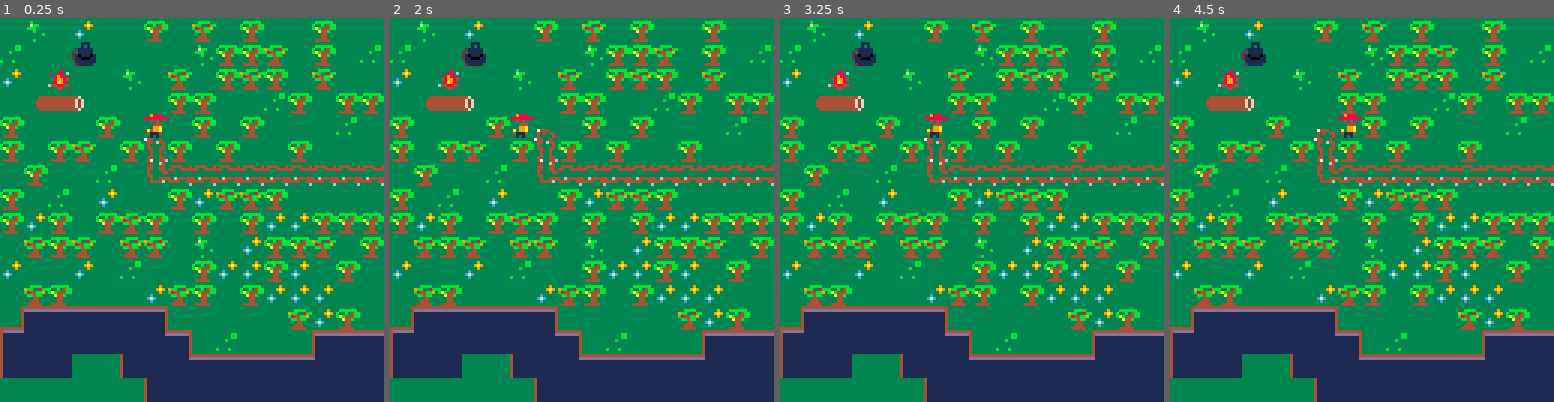
Above: before the commit, frames 1-4 (left to right).
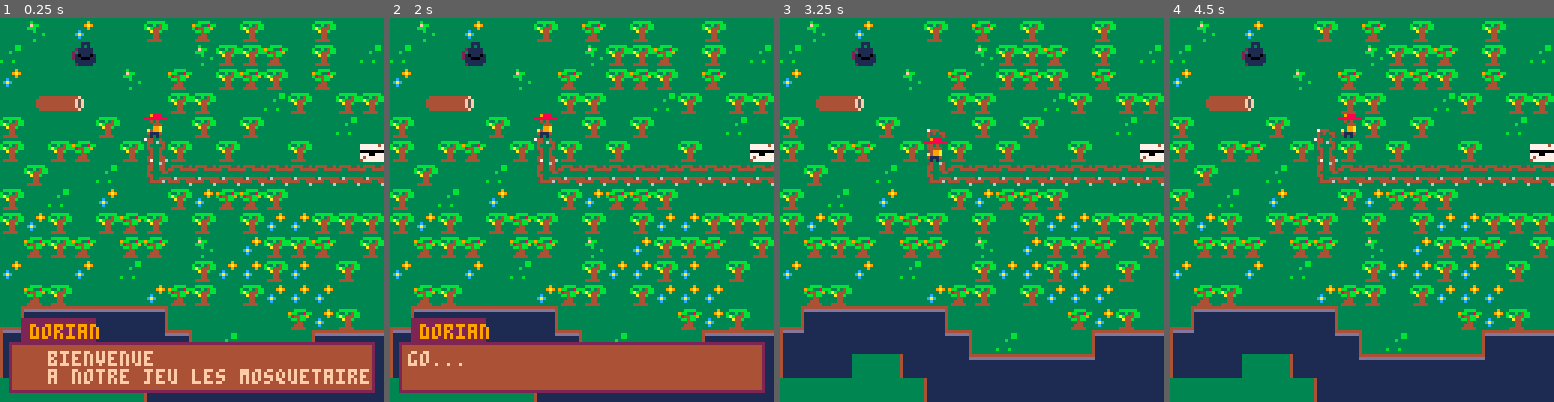
Above: after the commit, the same moments.

Repository: edwardrico/projet-collectif---pico8-les-mousquetaires
Game: PICO-8 cartridge mousquetaires.p8
The game is run twice, just before and just after one commit, with the same random seed, the same clock (stepped at 60 frames per second) and the same inputs.
Inputs:
- Up to frame 1 (0.25 s): no input
- Up to frame 2 (2 s): tap X (X key) at 1.07 s; hold Left from 1.97 s (still down)
- Up to frame 3 (3.25 s): tap X (X key) every 0.33 s from 2.07 to 3.07 s; release Left at 2.37 s; hold Down 2.42-2.82 s; hold Right from 2.87 s (still down)
- Up to frame 4 (4.5 s): tap X (X key) every 0.33 s from 3.4 to 4.4 s; release Right at 3.53 s; hold Up 3.58-4.08 s; hold Right from 4.13 s (still down)

The runs differ from the first frame. In frame 1, 14% of the frame differs, in the area x 2-100%, y 13-98%; in frame 2, 14%; in frame 3, 0.9%; in frame 4, 0.5%.

Commit message:
mousquetaire

Diff:
--- a/mousquetaires.p8
+++ b/mousquetaires.p8
@@ -5,19 +5,22 @@
 
 function _init()
 	create_player()
-
+	init_msg()
 end
 
 function _update()
-player_mouvement()
-update_camera()
+	if not messages[1] then
+		player_mouvement()
+	end
+	new_camera()
+	update_msg()
 end
 
 function _draw()
-cls()
+		cls()
 	 draw_map()
   draw_player()
-
+ 	draw_msg()
 
 end
 -->8
@@ -45,6 +48,10 @@
 function player_mouvement()
 newx=p.x
 newy=p.y
+
+
+interact(newx,newy)
+
 if (btnp(➡️)) newx+=1
 if (btnp(⬅️)) newx-=1
 if (btnp(⬇️)) newy+=1
@@ -56,6 +63,24 @@
  end
 end
 
+function interact(x,y)
+	if check_flag(1,x,y) then
+		pick_up_key(x,y)
+	elseif check_flag(2,x,y)
+	and p.keys>0 then
+		open_door(x,y)
+	end
+
+	if x==15 and y==5 then
+		create_msg("batman","bonjour")
+	end
+ if x==22 and y==10 then
+		create_msg("ouvrir","la porte ")
+ end
+end
+
+
+
 function draw_player()
 spr(p.sprite,p.x*8,p.y*8)
 end
@@ -74,6 +99,53 @@
  camy=flr(p.y/16)*16
  camera(camx*8,camy*8)
 end
+-->8
+--message
+
+--message
+
+function init_msg()
+	messages={}
+	create_msg("dorian",
+	[[
+	bienvenue
+	a notre jeu les mosquetaire
+]],
+	"go...")
+
+end
+
+function create_msg(name,...)
+	msg_title=name
+	messages={...}
+end
+
+function update_msg()
+	if btnp(❎) then
+		deli(messages,1)
+	end
+end
+
+
+function draw_msg()
+	if messages[1] then
+		local y=100
+		if p.y%16>=9 then
+	  y=10
+	 end
+	 rectfill(7,y,7+#msg_title*4,y+7,2)
+	 print(msg_title,10,y+2,9)
+
+	 rectfill(3,y+8,124,y+24,4)
+	 rect(3,y+8,124,y+24,2)
+ 	print(messages[1],6,y+11,15)
+ 	end
+end
+
+--function interaction
+
+
+
 __gfx__
 0000000033333333339888333333333333333333444444444444444411111114111111114444444441111111333333344ddddddd111111144111111115444451
 0000000033333333888888883bbbbbb333333933ddddddddddddddd41111111d111111114ddddddd41111111333333344111111111111114d111111116ffff61
@@ -91,14 +163,14 @@
 338a9833444444444f5f3333333344443343343333433444436444444444444333443344463334433744433333333333333333b316ffff613333333333344333
 644884434444444444f333333333344434433443354444634444334444333353334333454433344334543443333333333333333315444451b333b33333444333
 333443353333333333333333333333333473344633333333333333363333333333433343344334453433334533333333333b3333154444513333333334444433
-33311133333333330000000000000000000000000000000000000000000000000000000000000000000000000000000000000000000000000000000000000000
-33313133333333330000000000000000000000000000000000000000000000000000000000000000000000000000000000000000000000000000000000000000
-32111113333333330000000000000000000000000000000000000000000000000000000000000000000000000000000000000000000000000000000000000000
-23111113333333330000000000000000000000000000000000000000000000000000000000000000000000000000000000000000000000000000000000000000
-21011101333333330000000000000000000000000000000000000000000000000000000000000000000000000000000000000000000000000000000000000000
-21100011333333330000000000000000000000000000000000000000000000000000000000000000000000000000000000000000000000000000000000000000
-31111111333333330000000000000000000000000000000000000000000000000000000000000000000000000000000000000000000000000000000000000000
-32111113333333330000000000000000000000000000000000000000000000000000000000000000000000000000000000000000000000000000000000000000
+33311133333333333333333311111111333bb3333333333331331333333333333333333311dddddd333333330b0000b000000000000000000000000000000000
+33313133333333333333333311d44444333bb3333333333331111133333888833636363611d4444433333333b0bbbb0b00000000000000000000000000000000
+32111113333333337777774711d4444433b7bb333333333331171733333878733063636011d44444d00d00d00b0bb0b000000000000000000000000000000000
+23111113333333337777777711d4dddd3bbbb7333333333331ffff33330888833066666011d44ddd44444444b0bbbb0b00000000000000000000000000000000
+21011101333333330000000011d4d3333b44bbb333333333356a6533383ccc0330666660ddd44d11444444440b0bb0b000000000000000000000000000000000
+211000113333333377700777ddd4d333b7b44bbb3333333335666633333888383063336044444d114444444400bbbb0000000000000000000000000000000000
+3111111133333333747777774444d333333443333333333331aaa133333c3c333063336044444d11ddddd000000bb00000000000000000000000000000000000
+3211111333333333477777774444d333334444333333333333131333333333333063336044444d1133333333000bb00000000000000000000000000000000000
 00000000000000000000000000000000000000000000000000000000000000000000000000000000000000000000000000000000000000000000000000000000
 00000000000000000000000000000000000000000000000000000000000000000000000000000000000000000000000000000000000000000000000000000000
 00000000000000000000000000000000000000000000000000000000000000000000000000000000000000000000000000000000000000000000000000000000
@@ -299,38 +371,40 @@
 
 
 __gff__
-0000000100010101010001000100010000000000000000000000000000000000000000000000000000000000000000000000000000000000000000000000000000000000000000000000000000000000000000000000000000000000000000000000000000000000000000000000000000000000000000000000000000000000
+0000000100010101010001000100010000000000000000000000000000000000010001000000000000000000000000000000000000000000000000000000000000000000000000000000000000000000000000000000000000000000000000000000000000000000000000000000000000000000000000000000000000000000
 0000000000000000000000000000000000000000000000000000000000000000000000000000000000000000000000000000000000000000000000000000000000000000000000000000000000000000000000000000000000000000000000000000000000000000000000000000000000000000000000000000000000000000
 __map__
 011c0104010103011f0103010103010101011e01010101010101010101010101010101010101010101010101010101010101010101010101010101010101010101010101010101010101010101010101010101010101010101010101010101010101010101010101010101010101010101010101010101010101010101010101
-1e010120010101011c03031f0103011e1f0103031f0103010101010101010101010101010101010101010101010101010101010101010101010101010101010101010101010101010101010101010101010101010101010101010101010101010101010101010101010101010101010101010101010101010101010101010101
-04011001011c011f01031f03011f01010301031f0303011c0101010101010101010101010101010101010101010101010101010101010101010101010101010101010101010101010101010101010101010101010101010101010101010101010101010101010101010101010101010101010101010101010101010101010101
-01131112010101030301011e030103031f030101010101010101010101010101010101010101010101010101010101010101010101010101010101010101010101010101010101010101010101010101010101010101010101010101010101010101010101010101010101010101010101010101010101010101010101010101
-0301010103011a010301030101011e01010101011e010101011e010101010101010101010101010101010101010101010101010101010101010101010101010101010101010101010101010101010101010101010101010101010101010101010101010101010101010101010101010101010101010101010101010101010101
-0301031f0103140301030101030101010118161616161901010101011c010101010101010101010101010101010101010101010101010101010101010101010101010101010101010101010101010101010101010101010101010101010101010101010101010101010101010101010101010101010101010101010101010101
-010301011e011516161616161616161616170101010114010101010101010101010101010101010101010101010101010101010101010101010101010101010101010101010101010101010101010101010101010101010101010101010101010101010101010101010101010101010101010101010101010101010101010101
-03011e0104010103041f1f03010101010301010109051d050506010101010101010101010101010101010101010101010101010101010101010101010101010101010101010101010101010101010101010101010101010101010101010101010101010101010101010101010101010101010101010101010101010101010101
-03040301031f03010301030404030303010303090e080f0808080d0101010101010101010101010101010101010101010101010101010101010101010101010101010101010101010101010101010101010101010101010101010101010101010101010101010101010101010101010101010101010101010101010101010101
-011f031f011f1f011c010403031f0103031f090e080101010808080d01010101010101010101010101010101010101010101010101010101010101010101010101010101010101010101010101010101010101010101010101010101010101010101010101010101010101010101010101010101010101010101010101010101
-04010104011e0101030404030401030109050e0d010101010108080808010101010101010101010101010101010101010101010101010101010101010101010101010101010101010101010101010101010101010101010101010101010101010101010101010101010101010101010101010101010101010101010101010101
-011f03010101041f03010304040401010a080d01010101010108080808010101010101010101010101010101010101010101010101010101010101010101010101010101010101010101010101010101010101010101010101010101010101010101010101010101010101010101010101010101010101010101010101010101
+1e010120010101011c03031f0103011e1f0103031f0103010101010101012401010101010101010101010101010101010101010101010101010101010101010101010101010101010101010101010101010101010101010101010101010101010101010101010101010101010101010101010101010101010101010101010101
+04010101011c011f01031f03011f01010301031f0303011c0101240101010101240101012401220101010101010101010101010101010101010101010101010101010101010101010101010101010101010101010101010101010101010101010101010101010101010101010101010101010101010101010101010101010101
+01131112010101030301011e030103031f030101010101012001010101240124010124010101010124010101010101010101010101010101010101010101010101010101010101010101010101010101010101010101010101010101010101010101010101010101010101010101010101010101010101010101010101010101
+0301010103011a010301030101011e01010101011e010101011e010101010101240101010124010101010101010101010101010101010101010101010101010101010101010101010101010101010101010101010101010101010101010101010101010101010101010101010101010101010101010101010101010101010101
+0301031f01031403010301010301012201181616161619010101240101012401010101240101010101010101010101010101010101010101010101010101010101010101010101010101010101010101010101010101010101010101010101010101010101010101010101010101010101010101010101010101010101010101
+010301011e011516161616161616161616170101010114010101010124010101012401010101240101010101010101010101010101010101010101010101010101010101010101010101010101010101010101010101010101010101010101010101010101010101010101010101010101010101010101010101010101010101
+03011e0104010103041f1f03010101010301010109051d050506010101010124010101200101010101010101010101010101010101010101010101010101010101010101010101010101010101010101010101010101010101010101010101010101010101010101010101010101010101010101010101010101010101010101
+03040301031f03010301030404030303010303090e080f080808012401010101010101010101010128010101010101010101010101010101010101010101010101010101010101010101010101010101010101010101010101010101010101010101010101010101010101010101010101010101010101010101010101010101
+011f031f011f1f011c010403031f0103031f090e080101010808010101010101010101010101270101010101010101010101010101010101010101010101010101010101010101010101010101010101010101010101010101010101010101010101010101010101010101010101010101010101010101010101010101010101
+04010104011e0101030404030401030109050e0d010122010129010101010101010101010101010126010101010101010101010101010101010101010101010101010101010101010101010101010101010101010101010101010101010101010101010101010101010101010101010101010101010101010101010101010101
+011f03010101041f03010304040401010a080d01010101010108010101010101010101010101010101010101010101010101010101010101010101010101010101010101010101010101010101010101010101010101010101010101010101010101010101010101010101010101010101010101010101010101010101010101
 0b05050505050601010101011f0403010a080d01010101010108080808010101010101010101010101010101010101010101010101010101010101010101010101010101010101010101010101010101010101010101010101010101010101010101010101010101010101010101010101010101010101010101010101010101
-0c08080808080706011e0101010905050e08080d010101010808080d01010101010101010101010101010101010101010101010101010101010101010101010101010101010101010101010101010101010101010101010101010101010101010101010101010101010101010101010101010101010101010101010101010101
-0a080801010a080705050505050e080808080808080808080808080d01010101010101010101010101010101010101010101010101010101010101010101010101010101010101010101010101010101010101010101010101010101010101010101010101010101010101010101010101010101010101010101010101010101
+0c08080808080706011e0101010905050e08080d010101010808080d22010101010101010101010101010101010101010101010101010101010101010101010101010101010101010101010101010101010101010101010101010101010101010101010101010101010101010101010101010101010101010101010101010101
+0a080801010a080705050505050e080808080808080808080808080d01010101010101010101010101200101010101010101010101010101010101010101010101010101010101010101010101010101010101010101010101010101010101010101010101010101010101010101010101010101010101010101010101010101
 0101010101010a0808080808080808080d0404010808080d0101010101010101010101010101010101010101010101010101010101010101010101010101010101010101010101010101010101010101010101010101010101010101010101010101010101010101010101010101010101010101010101010101010101010101
-0101010101010101010101010101010101010101010101010101010101010101010101010101010101010101010101010101010101010101010101010101010101010101010101010101010101010101010101010101010101010101010101010101010101010101010101010101010101010101010101010101010101010101
-0101010101010101010101010101010101010101010101010101010101010101010101010101010101010101010101010101010101010101010101010101010101010101010101010101010101010101010101010101010101010101010101010101010101010101010101010101010101010101010101010101010101010101
-0101010101010101010101010101010101010101010101010101010101010101010101010101010101010101010101010101010101010101010101010101010101010101010101010101010101010101010101010101010101010101010101010101010101010101010101010101010101010101010101010101010101010101
-0101010101010101010101010101010101010101010101010101010101010101010101010101010101010101010101010101010101010101010101010101010101010101010101010101010101010101010101010101010101010101010101010101010101010101010101010101010101010101010101010101010101010101
-0101010101010101010101010101010101010101010101010101010101010101010101010101010101010101010101010101010101010101010101010101010101010101010101010101010101010101010101010101010101010101010101010101010101010101010101010101010101010101010101010101010101010101
-0101010101010101010101010101010101010101010101010101010101010101010101010101010101010101010101010101010101010101010101010101010101010101010101010101010101010101010101010101010101010101010101010101010101010101010101010101010101010101010101010101010101010101
-0101010101010101010101010101010101010101010101010101010101010101010101010101010101010101010101010101010101010101010101010101010101010101010101010101010101010101010101010101010101010101010101010101010101010101010101010101010101010101010101010101010101010101
-0101010101010101010101010101010101010101010101010101010101010101010101010101010101010101010101010101010101010101010101010101010101010101010101010101010101010101010101010101010101010101010101010101010101010101010101010101010101010101010101010101010101010101
-0101010101010101010101010101010101010101010101010101010101010101010101010101010101010101010101010101010101010101010101010101010101010101010101010101010101010101010101010101010101010101010101010101010101010101010101010101010101010101010101010101010101010101
-0101010101010101010101010101010101010101010101010101010101010101010101010101010101010101010101010101010101010101010101010101010101010101010101010101010101010101010101010101010101010101010101010101010101010101010101010101010101010101010101010101010101010101
-0101010101010101010101010101010101010101010101010101010101010101010101010101010101010101010101010101010101010101010101010101010101010101010101010101010101010101010101010101010101010101010101010101010101010101010101010101010101010101010101010101010101010101
-0101010101010101010101010101010101010101010101010101010101010101010101010101010101010101010101010101010101010101010101010101010101010101010101010101010101010101010101010101010101010101010101010101010101010101010101010101010101010101010101010101010101010101
-0101010101010101010101010101010101010101010101010101010101010101010101010101010101010101010101010101010101010101010101010101010101010101010101010101010101010101010101010101010101010101010101010101010101010101010101010101010101010101010101010101010101010101
-0101010101010101010101010101010101010101010101010101010101010101010101010101010101010101010101010101010101010101010101010101010101010101010101010101010101010101010101010101010101010101010101010101010101010101010101010101010101010101010101010101010101010101
-0101010101010101010101010101010101010101010101010101010101010101010101010101010101010101010101010101010101010101010101010101010101010101010101010101010101010101010101010101010101010101010101010101010101010101010101010101010101010101010101010101010101010101
-0101010101010101010101010101010101010101010101010101010101010101010101010101010101010101010101010101010101010101010101010101010101010101010101010101010101010101010101010101010101010101010101010101010101010101010101010101010101010101010101010101010101010101
+0101010101010101010101010101010101010101010101012201010101010101010101200101010101010101010101010101010101010101010101010101010101010101010101010101010101010101010101010101010101010101010101010101010101010101010101010101010101010101010101010101010101010101
+0101010101010101010101010101012001010101010101010101010101010101010101010101010101010101010101010101010101010101010101010101010101010101010101010101010101010101010101010101010101010101010101010101010101010101010101010101010101010101010101010101010101010101
+0101010101010101010101010101010101010101010101010101010101010101010101010101010101010101010101010101010101010101010101010101010101010101010101010101010101010101010101010101010101010101010101010101010101010101010101010101010101010101010101010101010101010101
+0101010101010101010101010101010101010101010101010101010101010101010101010101010101010101010101010101010101010101010101010101010101010101010101010101010101010101010101010101010101010101010101010101010101010101010101010101010101010101010101010101010101010101
+0101010101010101010101010101010101010101010101010101010101010101010101010101010101010101010101010101010101010101010101010101010101010101010101010101010101010101010101010101010101010101010101010101010101010101010101010101010101010101010101010101010101010101
+0101010101010101010101010101010101010101010101010101010101010101010101010101010101010101010101010101010101010101010101010101010101010101010101010101010101010101010101010101010101010101010101010101010101010101010101010101010101010101010101010101010101010101
+0101010101010101010101010101010101010101010101010101010101010101010101010101010101010101010101010101010101010101010101010101010101010101010101010101010101010101010101010101010101010101010101010101010101010101010101010101010101010101010101010101010101010101
+0101010101010101010101010101010101010101010101010101010101010101010101010101010101010101010101010101010101010101010101010101010101010101010101010101010101010101010101010101010101010101010101010101010101010101010101010101010101010101010101010101010101010101
+0101010101010101010101010101010101010101010101010101010101010101010101010101010101010101010101010101010101010101010101010101010101010101010101010101010101010101010101010101010101010101010101010101010101010101010101010101010101010101010101010101010101010101
+0101010101010101010101010101010101010101010101010101010101010101010101010101010101010101010101010101010101010101010101010101010101010101010101010101010101010101010101010101010101010101010101010101010101010101010101010101010101010101010101010101010101010101
+0101010101010101010101010101010101010101010101010101010101010101010101010101010101010101010101010101010101010101010101010101010101010101010101010101010101010101010101010101010101010101010101010101010101010101010101010101010101010101010101010101010101010101
+0101010101010101010101010101010101010101010101010101010101010101010101010101010101010101010101010101010101010101010101010101010101010101010101010101010101010101010101010101010101010101010101010101010101010101010101010101010101010101010101010101010101010101
+0101010101010101010101010101010101010101010101010101010101010101010101010101010101010101010101010101010101010101010101010101010101010101010101010101010101010101010101010101010101010101010101010101010101010101010101010101010101010101010101010101010101010101
+0101010101010101010101010101010101010101010101010101010101010101010101010101010101010101010101010101010101010101010101010101010101010101010101010101010101010101010101010101010101010101010101010101010101010101010101010101010101010101010101010101010101010101
+0101010101010101010101010101010101010101010101010101010101010101010101010101010101010101010101010101010101010101010101010101010101010101010101010101010101010101010101010101010101010101010101010101010101010101010101010101010101010101010101010101010101010101
+0101010101010101010101010101010101010101010101010101010101010101010101010101010101010101010101010101010101010101010101010101010101010101010101010101010101010101010101010101010101010101010101010101010101010101010101010101010101010101010101010101010101010101
+
+
Not shown, changed: the sound effects (__sfx__) section of mousquetaires.p8
